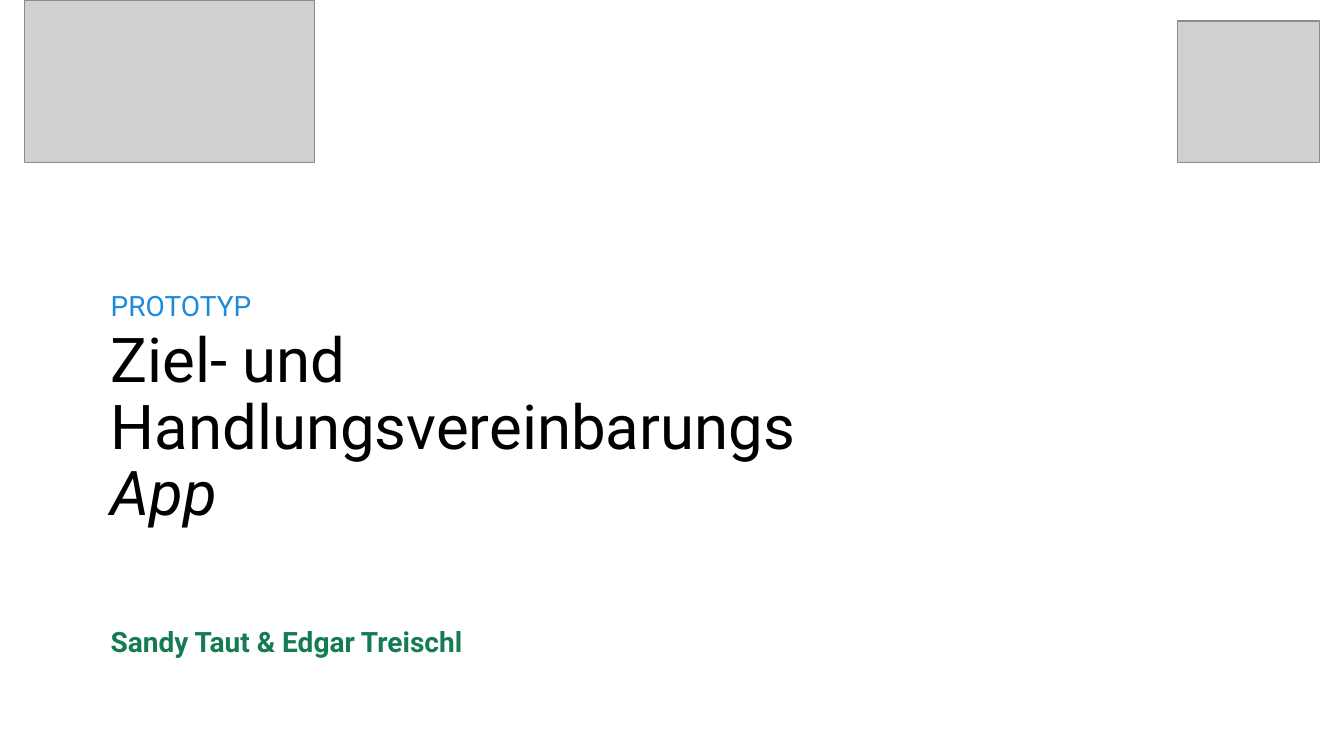
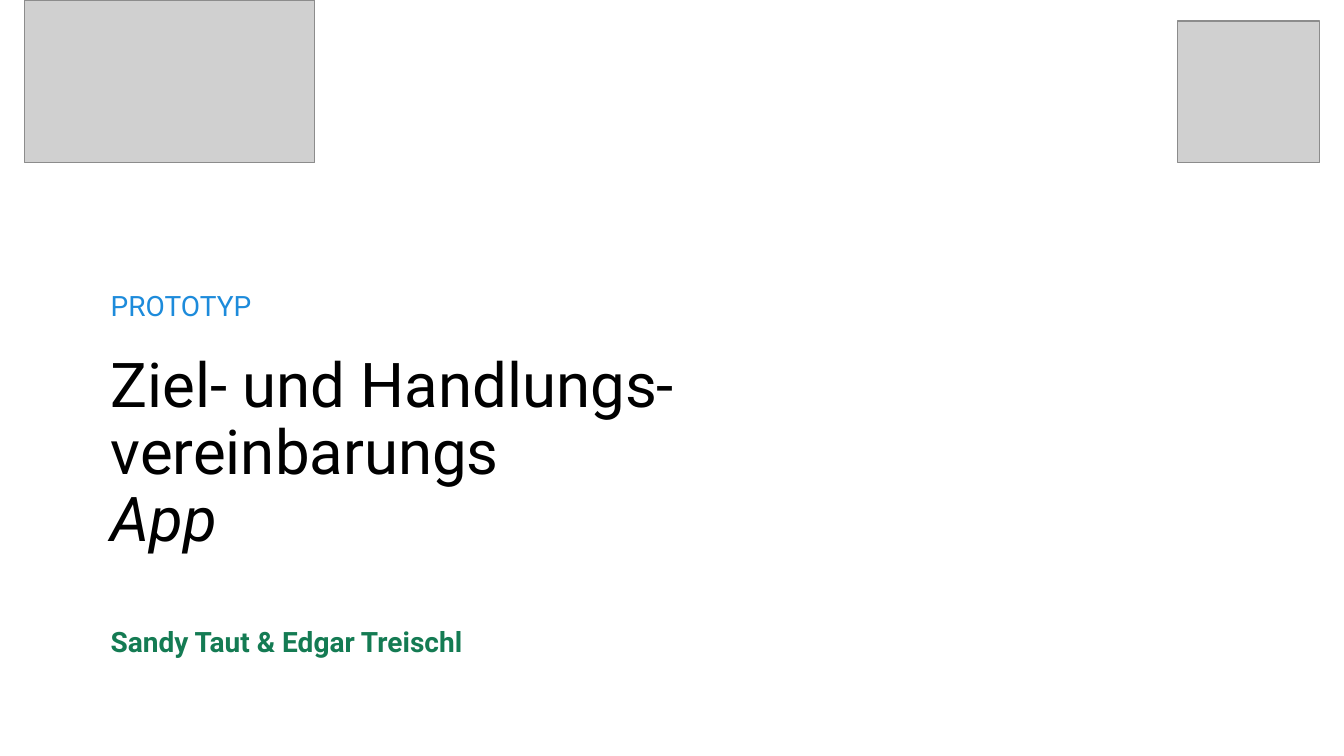
Before and after one commit to edgar-treischl/dash-zhv, a slide deck: slide 1 of docs/zhv_intro.pptx. Drawn at 1344x756 pixels with LibreOffice and Linux fonts; fonts in the diff are those of the drawing; grey boxes stand for pictures. Boxes give left, top, right and bottom in pixels: in the first picture for what was removed or moved away, otherwise in the second. Text is boxed around its words. In the diff, an @@ line names an element or a change of style, - is before the commit and + after.

```diff
--- a/docs/zhv_intro.pptx
+++ b/docs/zhv_intro.pptx
@@ title at bbox=[111, 360, 674, 554]: text changed @@
-Ziel- und
-Handlungsvereinbarungs
-App
+Ziel- und Handlungs-
+vereinbarungs
+App
```
Also in this commit, not shown: 7 other slides changed, 1 slide removed.
